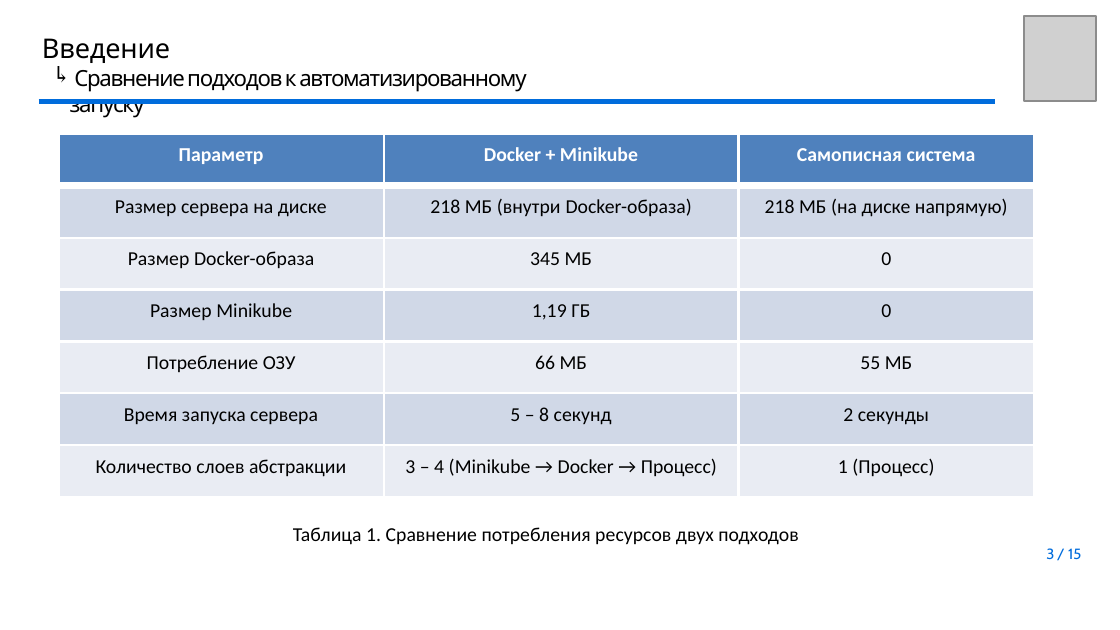
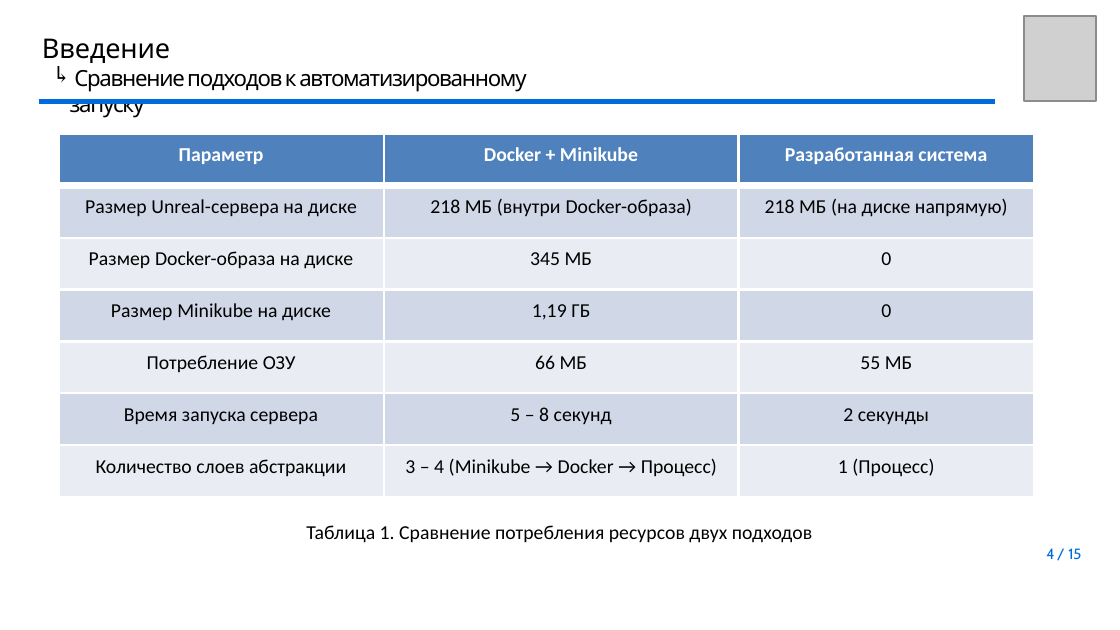
Before and after one commit to youngB0rrov/bmstu_doc, a slide deck: slide 4 of Master/Diploma/presentation/Презентация.pptx (slide 3 before the commit). Drawn at 1120x630 pixels with LibreOffice and Linux fonts; fonts in the diff are those of the drawing; grey boxes stand for pictures; background and template pictures are left out. Boxes give left, top, right and bottom in pixels: in the first picture for what was removed or moved away, otherwise in the second. Text is boxed around its words. In the diff, an @@ line names an element or a change of style, - is before the commit and + after.

```diff
--- a/Master/Diploma/presentation/Презентация.pptx
+++ b/Master/Diploma/presentation/Презентация.pptx
@@ table at bbox=[59, 133, 1033, 497] @@
-row 1, column 3: Самописная система
+row 1, column 3: Разработанная система
-row 2, column 1: Размер сервера на диске
+row 2, column 1: Размер Unreal-сервера на диске
-row 3, column 1: Размер Docker-образа
+row 3, column 1: Размер Docker-образа на диске
-row 4, column 1: Размер Minikube
+row 4, column 1: Размер Minikube на диске
@@ text "Таблица 1. Сравнение потребления ресурсов ...": place and size @@
-text "Таблица 1. Сравнение потребления ресурсов ..." at bbox=[293, 527, 798, 545]
+text "Таблица 1. Сравнение потребления ресурсов ..." at bbox=[306, 525, 812, 543]
@@ page number at bbox=[1046, 548, 1081, 560]: text changed @@
-3 / 15
+4 / 15
```
Also in this commit, not shown: 6 other slides changed, 1 slide added, 1 slide removed.
